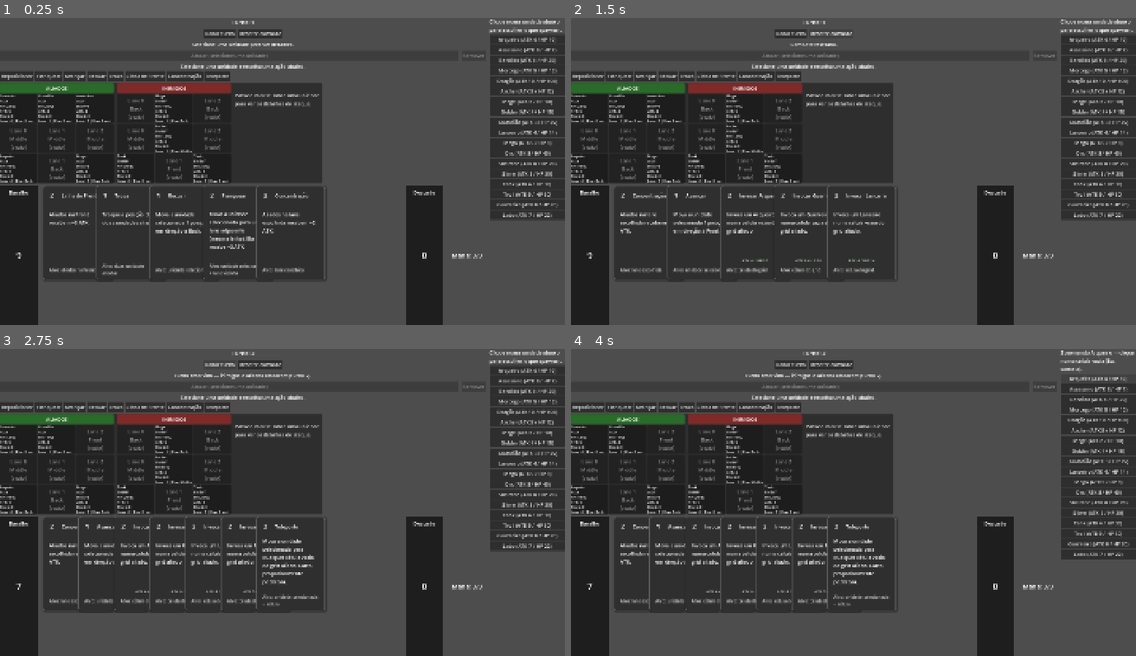
Above: before the commit, frames 1-4 (two rows, left to right).
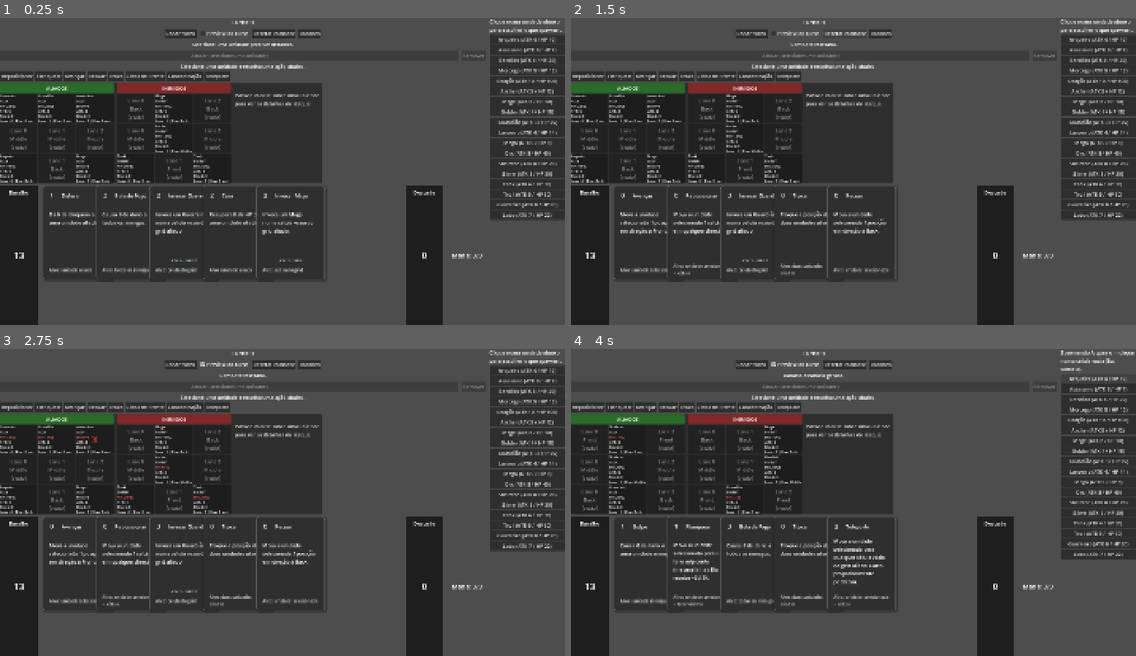
Above: after the commit, the same moments.

Repository: felippe-miguel/be-card
Game: Godot game, scene res://scenes/game.tscn
Same seed, same stepped clock (60 frames per second), same inputs: the game is played once before the commit and once after it.
Inputs (mouse positions are in pixels of both pictures, inside the frame that each line leads up to):
- Up to frame 1 (0.25 s): no input
- Up to frame 2 (1.5 s): click "Rodar turno" at 0.5 s; click "Resetar combate" at 1.25 s
- Up to frame 3 (2.75 s): click (226, 364) at 2 s, where only the run after the commit has a clickable "Preview do turno"
- Up to frame 4 (4 s): click (881, 364) at 2.75 s, where only the run after the commit has a clickable "Random"; click "Arqueiro (ATK 4 / HP 10)" at 3.5 s

The runs differ from the first frame. In frame 1, 2.3% of the frame differs, in the area x 2-57%, y 3-84%; in frame 2, 1.8%; in frame 3, 3.4%; in frame 4, 4.8%, in the area x 0-57%, y 1-86%.

Commit message:
feat(sandbox): preview do turno, cartas de dano de volta, random battlefield e mao renovada
- BattleFloor.battlefield_changed: sinal unico pra qualquer mudanca
  relevante do andar (posicao ou stats de qualquer unidade).
- BattleState.simulate_full_turn()/clone_for_simulation(): simula
  execute_full_turn() num clone isolado do estado atual, sem tocar em
  nada real - base do novo checkbox 'Preview do turno' (Game), que
  mostra o resultado no mesmo formato do preview de efeito de carta
  (UnitView.render_display()) e se mantem em dia apos qualquer acao,
  carta ou mudanca no tabuleiro (cancelar/resolver uma carta agora
  recalcula o preview, corrigindo o caso em que ele ficava
  dessincronizado).
- BattleDefinition.empty(): andar vazio reutilizado pelo clone acima e
  pelo novo botao 'Random' (Game.spawn_random_units()), que reembaralha
  o baralho e sorteia 3 unidades por faccao em celulas aleatorias.
- Deck.discard_hand(): 'Rodar turno' agora descarta a mao inteira e
  compra uma mao nova, em vez de so somar mais cartas as que sobraram.
- Cartas de movimentacao (Reposicionar/Avancar/Recuar/Troca/Flanquear/
  Teleporte) tiveram o custo reduzido em 1 (minimo 0).
- Cartas de dano/cura/bloqueio (Bola de Fogo, Golpe, Cura, Defesa)
  recriadas - religam o preview de efeito por unidade (Game.
  begin_effect_card()/arm_effect_preview_for_card()), que estava sem
  uso desde a reforma do sandbox 3x3.

Diff:
--- a/data/cards/advance.json
+++ b/data/cards/advance.json
@@ -2,7 +2,7 @@
   "id": "advance",
   "name": "Avançar",
   "description": "Mova a unidade selecionada 1 posição em direção à Front.",
-  "cost": 1,
+  "cost": 0,
   "type": "skill",
   "effects": [
     { "type": "advance" }
--- /dev/null
+++ b/data/cards/defend.json
@@ -0,0 +1,10 @@
+{
+  "id": "defend",
+  "name": "Defesa",
+  "description": "Dá 6 de bloqueio a uma unidade aliada.",
+  "cost": 1,
+  "type": "skill",
+  "effects": [
+    { "type": "block", "target": "selected_unit", "target_faction": "ally", "amount": 6 }
+  ]
+}
--- /dev/null
+++ b/data/cards/fireball.json
@@ -0,0 +1,10 @@
+{
+  "id": "fireball",
+  "name": "Bola de Fogo",
+  "description": "Causa 8 de dano a todos os inimigos.",
+  "cost": 3,
+  "type": "attack",
+  "effects": [
+    { "type": "damage", "target": "all_enemies", "amount": 8 }
+  ]
+}
--- a/data/cards/flank.json
+++ b/data/cards/flank.json
@@ -2,7 +2,7 @@
   "id": "flank",
   "name": "Flanquear",
   "description": "Mova a unidade selecionada para uma lane adjacente (mesma linha). Ela recebe +3 ATK.",
-  "cost": 2,
+  "cost": 1,
   "type": "skill",
   "effects": [
     { "type": "flank" }
--- /dev/null
+++ b/data/cards/heal.json
@@ -0,0 +1,10 @@
+{
+  "id": "heal",
+  "name": "Cura",
+  "description": "Recupera 8 de HP de uma unidade aliada.",
+  "cost": 2,
+  "type": "skill",
+  "effects": [
+    { "type": "heal", "target": "selected_unit", "target_faction": "ally", "amount": 8 }
+  ]
+}
--- a/data/cards/reposition.json
+++ b/data/cards/reposition.json
@@ -2,7 +2,7 @@
   "id": "reposition",
   "name": "Reposicionar",
   "description": "Mova a unidade selecionada 1 célula em qualquer direção.",
-  "cost": 1,
+  "cost": 0,
   "type": "skill",
   "effects": [
     { "type": "reposition" }
--- a/data/cards/retreat.json
+++ b/data/cards/retreat.json
@@ -2,7 +2,7 @@
   "id": "retreat",
   "name": "Recuar",
   "description": "Mova a unidade selecionada 1 posição em direção à Back.",
-  "cost": 1,
+  "cost": 0,
   "type": "skill",
   "effects": [
     { "type": "retreat" }
--- /dev/null
+++ b/data/cards/strike.json
@@ -0,0 +1,10 @@
+{
+  "id": "strike",
+  "name": "Golpe",
+  "description": "Causa 6 de dano a uma unidade inimiga.",
+  "cost": 1,
+  "type": "attack",
+  "effects": [
+    { "type": "damage", "target": "selected_unit", "target_faction": "enemy", "amount": 6 }
+  ]
+}
--- a/data/cards/swap.json
+++ b/data/cards/swap.json
@@ -2,7 +2,7 @@
   "id": "swap",
   "name": "Troca",
   "description": "Troque a posição de duas unidades aliadas.",
-  "cost": 1,
+  "cost": 0,
   "type": "skill",
   "effects": [
     { "type": "swap" }
--- a/data/cards/teleport.json
+++ b/data/cards/teleport.json
@@ -2,7 +2,7 @@
   "id": "teleport",
   "name": "Teleporte",
   "description": "Mova a unidade selecionada para qualquer célula vazia do grid aliado. Carta propositalmente poderosa.",
-  "cost": 3,
+  "cost": 2,
   "type": "skill",
   "effects": [
     { "type": "teleport" }
--- a/scenes/game.tscn
+++ b/scenes/game.tscn
@@ -43,9 +43,17 @@
 layout_mode = 2
 text = "Rodar turno"
 
+[node name="PreviewCheckbox" type="CheckBox" parent="Layout/MainColumn/GlobalControls" unique_id=300111725]
+layout_mode = 2
+text = "Preview do turno"
+
 [node name="ResetButton" type="Button" parent="Layout/MainColumn/GlobalControls" unique_id=300111730]
 layout_mode = 2
 text = "Resetar combate"
+
+[node name="RandomButton" type="Button" parent="Layout/MainColumn/GlobalControls" unique_id=300111735]
+layout_mode = 2
+text = "Random"
 
 [node name="StatusLabel" type="Label" parent="Layout/MainColumn" unique_id=300111777]
 layout_mode = 2
--- a/scripts/battle_definition.gd
+++ b/scripts/battle_definition.gd
@@ -9,3 +9,14 @@
 	definition.floors.assign(data.get("floors", []))
 
 	return definition
+
+## Definição com 1 andar vazio, sem nenhuma unidade pré-definida — usada
+## por quem só quer um Battlefield/BattleFloor de verdade pra popular do
+## zero: BattleState.clone_for_simulation() (preview de "Rodar turno") e
+## o botão de debug "Random" (Game), que sorteia a formação depois.
+static func empty() -> BattleDefinition:
+	var definition = BattleDefinition.new()
+
+	definition.floors.assign([{"units": []}])
+
+	return definition
--- a/scripts/battle_floor.gd
+++ b/scripts/battle_floor.gd
@@ -8,6 +8,14 @@
 signal unit_added(unit: Unit)
 signal unit_removed(unit: Unit, old_lane: int, old_row: int)
 signal unit_moved(unit: Unit, old_lane: int, old_row: int)
+
+## Emitido em QUALQUER mudança relevante do andar — posição (add/remove/
+## move/swap) ou stats de qualquer unidade nele (dano, cura, block, ATK
+## — via _on_unit_changed(), já conectado ao Unit.changed de toda unidade
+## presente). Um único sinal "algo mudou" para quem só precisa saber
+## disso, sem se importar com o quê — ver Game.refresh_turn_preview_if_
+## active() (preview de "Rodar turno").
+signal battlefield_changed
 
 const LANES = 3
 const ROWS = 3
@@ -127,6 +135,7 @@
 	print(unit.name, " posicionado em Lane ", lane, " Row ", row, " (", Unit.Faction.keys()[unit.faction], ")")
 
 	unit_added.emit(unit)
+	battlefield_changed.emit()
 
 	return true
 
@@ -155,6 +164,7 @@
 	unit.row = -1
 
 	unit_removed.emit(unit, old_lane, old_row)
+	battlefield_changed.emit()
 
 ## Move a unidade para outra célula vazia da mesma facção. Falha (sem
 ## nenhum efeito) se a célula de destino não existir ou já estiver
@@ -175,6 +185,7 @@
 	unit.row = new_row
 
 	unit_moved.emit(unit, old_lane, old_row)
+	battlefield_changed.emit()
 
 	return true
 
@@ -200,6 +211,7 @@
 
 	unit_moved.emit(unit_a, lane_a, row_a)
 	unit_moved.emit(unit_b, lane_b, row_b)
+	battlefield_changed.emit()
 
 	return true
 
@@ -235,5 +247,7 @@
 	return result
 
 func _on_unit_changed(unit: Unit) -> void:
+	battlefield_changed.emit()
+
 	if unit.is_dead():
 		remove_unit(unit)
--- a/scripts/battle_state.gd
+++ b/scripts/battle_state.gd
@@ -145,6 +145,62 @@
 	execute_faction_turn(Unit.Faction.ENEMY)
 	execute_faction_turn(Unit.Faction.ALLY)
 
+## Preview do checkbox "Rodar turno" (ver Game.update_turn_preview()):
+## simula execute_full_turn() num clone completo e isolado do estado
+## atual, sem tocar em nada real. Retorna, pra cada Unit REAL ainda no
+## campo, {"hp": ..., "block": ...} previstos; uma unidade ausente do
+## dicionário significa que ela morreria nessa simulação.
+func simulate_full_turn() -> Dictionary:
+	var clone = clone_for_simulation()
+
+	clone.execute_full_turn()
+
+	var predictions: Dictionary = {}
+	var real_floor = battlefield.get_floor(0)
+	var clone_floor = clone.battlefield.get_floor(0)
+
+	for unit in real_floor.get_units():
+		var clone_unit = clone_floor.get_unit_at(unit.faction, unit.lane, unit.row)
+
+		if clone_unit != null:
+			predictions[unit] = {"hp": clone_unit.hp, "block": clone_unit.block}
+
+	return predictions
+
+## Clone raso e totalmente independente do BattleState atual (mesmo
+## grid/posições/stats, mas outro Battlefield/outras Units) — mutar o
+## clone (via simulate_full_turn() acima) nunca afeta o original. Usado
+## só para simulação; nunca deve ser exposto fora dela.
+func clone_for_simulation() -> BattleState:
+	var clone = BattleState.new(BattleDefinition.empty(), unit_database)
+	var source_units = battlefield.get_floor(0).get_units()
+	var clone_floor = clone.battlefield.get_floor(0)
+	var unit_clones: Array[Unit] = []
+
+	for source_unit in source_units:
+		var unit_clone = Unit.new(
+			source_unit.id,
+			source_unit.name,
+			source_unit.base_max_hp,
+			source_unit.attack,
+			source_unit.faction,
+			source_unit.attack_pattern,
+			source_unit.attack_pattern_count,
+			source_unit.aura_adjacent_ally_max_hp_bonus
+		)
+
+		clone_floor.place_unit_at(unit_clone, source_unit.lane, source_unit.row)
+		unit_clones.append(unit_clone)
+
+	## hp/block reais são copiados só depois de todo mundo posicionado,
+	## pra não serem sobrescritos pelo recálculo de aura que roda a cada
+	## place_unit_at() (mexe em hp/max_hp via set_received_max_hp_bonus()).
+	for i in range(source_units.size()):
+		unit_clones[i].hp = source_units[i].hp
+		unit_clones[i].block = source_units[i].block
+
+	return clone
+
 func count_units_for_faction(faction: Unit.Faction) -> int:
 	var count = 0
 
--- a/scripts/deck.gd
+++ b/scripts/deck.gd
@@ -46,6 +46,15 @@
 
 	changed.emit()
 
+## Descarta a mão inteira de uma vez — usado ao rodar o turno
+## (Game._on_run_turn_button_pressed()), ao contrário de discard(), que
+## descarta uma única carta jogada.
+func discard_hand() -> void:
+	discard_pile.append_array(hand)
+	hand.clear()
+
+	changed.emit()
+
 func reshuffle_discard_into_draw_pile() -> void:
 	if discard_pile.is_empty():
 		return
--- a/scripts/game.gd
+++ b/scripts/game.gd
@@ -19,11 +19,14 @@
 	SWAP,            ## Troca — clique numa segunda unidade da mesma facção.
 	TELEPORT,        ## Teleporte — qualquer célula vazia da própria facção.
 	CONCENTRATION,   ## Concentração — clique escolhe a lane-alvo (+2 ATK pros aliados dela).
+	EFFECT_UNIT,     ## Cartas de dano/cura/bloqueio com alvo "selected_unit" — clique escolhe o alvo.
 }
 
 @onready var turn_label: Label = $Layout/MainColumn/TurnLabel
 @onready var run_turn_button: Button = $Layout/MainColumn/GlobalControls/RunTurnButton
+@onready var preview_checkbox: CheckBox = $Layout/MainColumn/GlobalControls/PreviewCheckbox
 @onready var reset_button: Button = $Layout/MainColumn/GlobalControls/ResetButton
+@onready var random_button: Button = $Layout/MainColumn/GlobalControls/RandomButton
 @onready var status_label: Label = $Layout/MainColumn/StatusLabel
 @onready var attack_button: Button = $Layout/MainColumn/SelectionControls/AttackButton
 @onready var remove_button: Button = $Layout/MainColumn/SelectionControls/RemoveButton
@@ -54,8 +57,8 @@
 var mana: Mana
 
 const STARTING_HAND_SIZE = 5
-const CARDS_DRAWN_PER_TURN = 2
 const STARTING_MANA = 3
+const RANDOM_UNITS_PER_FACTION = 3
 
 ## Layout da mão — ver docs/ARCHITECTURE.md (Hand layout). Cards é um
 ## Control simples posicionado manualmente por layout_hand(), não um
@@ -109,8 +112,10 @@
 	## connected".
 	floor_view.unit_selected.connect(_on_unit_selected)
 	floor_view.cell_selected.connect(_on_cell_selected)
-
-	start_new_battle_state()
+	floor_view.unit_hover_started.connect(_on_unit_hover_started)
+	floor_view.unit_hover_ended.connect(_on_unit_hover_ended)
+
+	start_new_battle_state(battle_database.battles["test_battle"])
 	setup_deck_and_mana()
 
 	setup_spawn_panel()
@@ -193,13 +198,15 @@
 	for i in range(count):
 		card_views[i].set_hand_position(Vector2(i * step, 0), i)
 
-## Cria (ou recria, no reset) o BattleState a partir de test_battle.json
-## e prende floor_view a ele. Separado de _ready() pra poder ser chamado
-## de novo em _on_reset_button_pressed() sem duplicar as conexões dos
-## sinais do próprio floor_view (essas são feitas uma única vez acima).
-func start_new_battle_state() -> void:
-	var battle_definition = battle_database.battles["test_battle"]
-
+## Cria (ou recria, no reset/random) o BattleState a partir de
+## battle_definition e prende floor_view a ele. Separado de _ready() pra
+## poder ser chamado de novo em _on_reset_button_pressed()/_on_random_
+## button_pressed() sem duplicar as conexões dos sinais do próprio
+## floor_view (essas são feitas uma única vez acima). battle_definition
+## já vem pronta de quem chama — test_battle.json (reset) ou
+## BattleDefinition.empty() (random, populado depois por
+## spawn_random_units()).
+func start_new_battle_state(battle_definition: BattleDefinition) -> void:
 	battle_state = BattleState.new(battle_definition, unit_database)
 	effect_system = EffectSystem.new(battle_state)
 
@@ -207,6 +214,18 @@
 
 	floor_view.setup(battle_floor.index)
 	floor_view.connect_to_floor(battle_floor)
+
+	## battle_floor (ao contrário de floor_view) é recriado a cada reset,
+	## então essa conexão precisa ser refeita aqui, não em _ready(). Mantém
+	## o preview do checkbox em dia com QUALQUER mudança no andar — ver
+	## refresh_turn_preview_if_active().
+	battle_floor.battlefield_changed.connect(refresh_turn_preview_if_active)
+
+	## O roster inicial (test_battle.json) é populado dentro de
+	## BattleState.new() acima, antes da conexão logo acima existir —
+	## sem isto, um reset com o checkbox já ligado deixaria o preview
+	## defasado (mostrando a batalha anterior) até a próxima mudança.
+	refresh_turn_preview_if_active()
 
 ## Um botão por UnitData carregada (todo data/units/*.json) — clicar
 ## arma pending_spawn_unit_id. Não distingue "unidade de aliado" de
@@ -231,7 +250,43 @@
 
 func setup_global_controls() -> void:
 	run_turn_button.pressed.connect(_on_run_turn_button_pressed)
+	preview_checkbox.toggled.connect(_on_preview_checkbox_toggled)
 	reset_button.pressed.connect(_on_reset_button_pressed)
+	random_button.pressed.connect(_on_random_button_pressed)
+
+func _on_preview_checkbox_toggled(_pressed: bool) -> void:
+	update_turn_preview()
+
+## Mostra, no mesmo formato do preview de efeito de carta (UnitView.
+## render_display() — HP/Block coloridos, indicador de morte), o
+## resultado de rodar o turno agora mesmo (BattleState.simulate_full_
+## turn(), que não mexe no estado real). Uma unidade ausente das
+## previsões (ver simulate_full_turn()) é tratada como "vai morrer".
+func update_turn_preview() -> void:
+	if not preview_checkbox.button_pressed:
+		clear_turn_preview()
+		return
+
+	var predictions = battle_state.simulate_full_turn()
+
+	for view in floor_view.get_all_unit_views():
+		var prediction = predictions.get(view.unit)
+
+		if prediction == null:
+			view.render_display(0, 0)
+		else:
+			view.render_display(prediction.hp, prediction.block)
+
+func clear_turn_preview() -> void:
+	for view in floor_view.get_all_unit_views():
+		view.update_display()
+
+## Chamado a cada mudança no andar (BattleFloor.battlefield_changed) —
+## só recalcula o preview se o checkbox estiver ligado; do contrário não
+## faz nada (nem existe preview pra manter em dia).
+func refresh_turn_preview_if_active() -> void:
+	if preview_checkbox.button_pressed:
+		update_turn_preview()
 
 func setup_action_panel() -> void:
 	attack_button.pressed.connect(_on_attack_button_pressed)
@@ -290,6 +345,8 @@
 			action_status_label.text = "Teleportar %s — clique em qualquer célula vazia da mesma facção (Esc cancela)." % selected_unit.name
 		PendingAction.CONCENTRATION:
 			action_status_label.text = "Concentração — clique numa unidade ou célula pra escolher a lane (Esc cancela)."
+		PendingAction.EFFECT_UNIT:
+			action_status_label.text = "%s — clique na unidade alvo (passe o mouse pra ver o preview; Esc cancela)." % pending_card.data.name
 		_:
 			action_status_label.text = "Selecione uma unidade e escolha uma ação abaixo."
 
@@ -314,10 +371,21 @@
 		pending_card.set_pending(false)
 		pending_card = null
 
+	## Sem custo checar: é um no-op nas UnitViews que não têm nenhum
+	## preview armado (só EFFECT_UNIT arma algum). disarm_effect_preview()
+	## força update_display() (valores reais) nas unidades que tinham
+	## preview de carta armado — por isso o refresh_turn_preview_if_
+	## active() logo abaixo, senão essas unidades ficariam mostrando o
+	## valor real "preso" em vez do preview do turno, mesmo com o
+	## checkbox ligado (o bug relatado: preview "para de funcionar" depois
+	## de cancelar uma carta ou clicar um alvo inválido).
+	disarm_all_unit_effect_previews()
+
 	pending_action = PendingAction.NONE
 	pending_spawn_unit_id = ""
 	update_spawn_status()
 	update_action_status()
+	refresh_turn_preview_if_active()
 
 func get_main_floor() -> BattleFloor:
 	return battle_state.battlefield.get_floor(0)
@@ -344,6 +412,19 @@
 
 			if pending_card != null:
 				finish_card_play(pending_card)
+
+			cancel_pending_action()
+			return
+
+		PendingAction.EFFECT_UNIT:
+			var effect = pending_card.data.effects[0]
+			var card = pending_card
+
+			if not effect_system.can_target_selected_unit(effect, unit):
+				status_label.text = "Alvo inválido para %s." % card.data.name
+			else:
+				effect_system.execute_effect(effect, unit)
+				finish_card_play(card)
 
 			cancel_pending_action()
 			return
@@ -383,6 +464,53 @@
 	attack_button.text = "Atacar (selecione uma unidade)"
 	remove_button.disabled = true
 
+## Hover de combate: destaca em vermelho quem seria atingido pelo padrão
+## de ataque de unit, em verde quem recebe a aura dela (só o Guardião tem
+## uma, por enquanto), e mostra a explicação do padrão no painel ao lado
+## do grid aliado (ver show_pattern_info()). Independe de seleção/
+## pending_action — funciona sempre, mesmo com uma ação em andamento.
+func _on_unit_hover_started(unit: Unit) -> void:
+	for target in battle_state.target_system.get_pattern_attack_targets(unit):
+		var target_view = floor_view.get_unit_view(target)
+
+		if target_view != null:
+			target_view.set_highlight(UnitView.TARGET_HIGHLIGHT_COLOR)
+
+	if unit.aura_adjacent_ally_max_hp_bonus > 0:
+		for neighbor in get_main_floor().get_adjacent_units(unit.faction, unit.lane, unit.row):
+			var neighbor_view = floor_view.get_unit_view(neighbor)
+
+			if neighbor_view != null:
+				neighbor_view.set_highlight(UnitView.BUFF_HIGHLIGHT_COLOR)
+
+	show_pattern_info(unit)
+
+## Preenche o painel de explicação (título + regra do padrão de ataque,
+## mais a aura, se houver) — o texto em si vem de
+## TargetSystem.describe_pattern(), que fica perto da própria
+## implementação de cada padrão.
+func show_pattern_info(unit: Unit) -> void:
+	var title = "%s (%s) — %s" % [
+		unit.name,
+		Unit.Faction.keys()[unit.faction],
+		unit.attack_pattern
+	]
+	var body = battle_state.target_system.describe_pattern(unit.attack_pattern, unit.attack_pattern_count)
+
+	if unit.aura_adjacent_ally_max_hp_bonus > 0:
+		body += "\n\nPassiva: aliados ortogonalmente adjacentes recebem +%d de HP máximo enquanto esta unidade estiver viva e posicionada aqui." % unit.aura_adjacent_ally_max_hp_bonus
+
+	floor_view.set_pattern_info(title, body)
+
+## Limpa todo highlight, sem tentar adivinhar quais views foram
+## destacadas por _on_unit_hover_started() — mais simples e à prova de
+## unidades que morreram/sumiram enquanto o mouse ainda estava em cima.
+func _on_unit_hover_ended(_unit: Unit) -> void:
+	for view in floor_view.get_all_unit_views():
+		view.clear_highlight()
+
+	floor_view.clear_pattern_info()
+
 ## Só é chamado com uma célula VAZIA (ver BattleFloorView.cell_selected).
 func _on_cell_selected(faction: Unit.Faction, lane: int, row: int) -> void:
 	match pending_action:
@@ -530,8 +658,47 @@
 			apply_frontline()
 			finish_card_play(card)
 
+		"damage", "heal", "block":
+			begin_effect_card(card, effect)
+
 		_:
 			status_label.text = "Carta sem ação reconhecida: %s" % action_type
+
+## Cartas de dano/cura/bloqueio. "all_enemies"/"all_allies" resolvem na
+## hora (mesmo padrão de Linha de Frente); "selected_unit" pede um clique
+## de alvo (EFFECT_UNIT) — ao contrário das cartas de reposicionamento,
+## aqui o clique ESCOLHE o alvo, não exige uma unidade já selecionada
+## antes de jogar a carta.
+func begin_effect_card(card: Card, effect: Dictionary) -> void:
+	match effect.get("target", ""):
+		"selected_unit":
+			pending_action = PendingAction.EFFECT_UNIT
+			begin_pending_card(card)
+			arm_effect_preview_for_card(effect)
+
+		"all_enemies", "all_allies":
+			effect_system.execute_effect(effect)
+			finish_card_play(card)
+
+		_:
+			status_label.text = "Carta com alvo desconhecido: %s" % card.data.name
+
+## Mostra, ao passar o mouse (ver UnitView.arm_effect_preview()), o
+## resultado hipotético do efeito em cada unidade elegível como alvo —
+## só nas que EffectSystem.can_target_selected_unit() aceitaria de
+## verdade, a mesma checagem usada pelo clique real.
+func arm_effect_preview_for_card(effect: Dictionary) -> void:
+	var effects: Array[Dictionary] = []
+
+	effects.append(effect)
+
+	for view in floor_view.get_all_unit_views():
+		if effect_system.can_target_selected_unit(effect, view.unit):
+			view.arm_effect_preview(effects)
+
+func disarm_all_unit_effect_previews() -> void:
+	for view in floor_view.get_all_unit_views():
+		view.disarm_effect_preview()
 
 ## Precondição de toda carta de reposicionamento/troca/teleporte: o
 ## sandbox pede a mesma coisa que os botões de debug — selecione a
@@ -559,6 +726,13 @@
 func finish_card_play(card: Card) -> void:
 	mana.spend(card.data.cost)
 	deck.discard(card.data)
+
+	## A maioria dos efeitos de carta já dispara battlefield_changed
+	## sozinha (dano/cura/bloqueio/ATK emitem Unit.changed; mover/invocar/
+	## trocar mexem direto no BattleFloor) — mas chamar aqui também
+	## garante que TODA carta jogada recalcula o preview do turno, sem
+	## depender de cada efeito lembrar de propagar a mudança certinho.
+	refresh_turn_preview_if_active()
 
 ## Dispara só o ataque da unidade selecionada (aliada ou inimiga) — para
 ## resolver o turno inteiro de uma vez, ver _on_run_turn_button_pressed().
@@ -665,9 +839,10 @@
 
 ## Resolve o turno inteiro (BattleState.execute_full_turn): inimigos
 ## atacam, depois os aliados — debug pedido pela seção 7 do documento.
-## Também reabastece a mana e compra cartas, igual o antigo "Encerrar
-## turno" (ver docs/ARCHITECTURE.md) — "Rodar turno" faz as duas coisas
-## de uma vez neste sandbox, já que não há mais uma fase separada de ação
+## Também reabastece a mana e renova a mão inteira (descarta tudo que
+## sobrou e compra STARTING_HAND_SIZE cartas novas, em vez de só somar
+## mais algumas às que já estavam na mão) — "Rodar turno" faz tudo de
+## uma vez neste sandbox, já que não há mais uma fase separada de ação
 ## do jogador vs. combate.
 func _on_run_turn_button_pressed() -> void:
 	battle_state.execute_full_turn()
@@ -676,7 +851,8 @@
 	update_turn_label()
 
 	mana.refill()
-	deck.draw(CARDS_DRAWN_PER_TURN)
+	deck.discard_hand()
+	deck.draw(STARTING_HAND_SIZE)
 
 	status_label.text = "Turno resolvido — inimigos e aliados atacaram (turno %d)." % current_turn
 
@@ -689,10 +865,51 @@
 	cancel_pending_action()
 	clear_selection()
 
-	start_new_battle_state()
+	start_new_battle_state(battle_database.battles["test_battle"])
 	setup_deck_and_mana()
 
 	current_turn = 1
 	update_turn_label()
 
 	status_label.text = "Combate resetado."
+
+## Igual "Resetar combate" (baralho novo embaralhado, mão inicial, mana
+## cheia, turno 1), mas troca a formação fixa de test_battle.json por um
+## andar vazio (BattleDefinition.empty()) e sorteia RANDOM_UNITS_PER_
+## FACTION unidades pra cada lado, em células aleatórias.
+func _on_random_button_pressed() -> void:
+	cancel_pending_action()
+	clear_selection()
+
+	start_new_battle_state(BattleDefinition.empty())
+	setup_deck_and_mana()
+
+	spawn_random_units(Unit.Faction.ALLY, RANDOM_UNITS_PER_FACTION)
+	spawn_random_units(Unit.Faction.ENEMY, RANDOM_UNITS_PER_FACTION)
+
+	current_turn = 1
+	update_turn_label()
+
+	status_label.text = "Batalha aleatória gerada."
+
+## Sorteia count unidades (qualquer id de data/units/*.json, sem
+## restrição de facção — mesma liberdade do painel de spawn) em células
+## vazias distintas, sorteadas entre as 9 do grid dessa facção.
+func spawn_random_units(faction: Unit.Faction, count: int) -> void:
+	var battle_floor = get_main_floor()
+	var cells: Array[Vector2i] = []
+
+	for row in range(BattleFloor.ROWS):
+		for lane in range(BattleFloor.LANES):
+			cells.append(Vector2i(lane, row))
+
+	cells.shuffle()
+
+	var unit_ids = unit_database.units.keys()
+
+	for i in range(min(count, cells.size())):
+		var unit_id: String = unit_ids[randi() % unit_ids.size()]
+		var unit = battle_state.create_unit(unit_id, faction)
+
+		if unit != null:
+			battle_floor.place_unit_at(unit, cells[i].x, cells[i].y)
